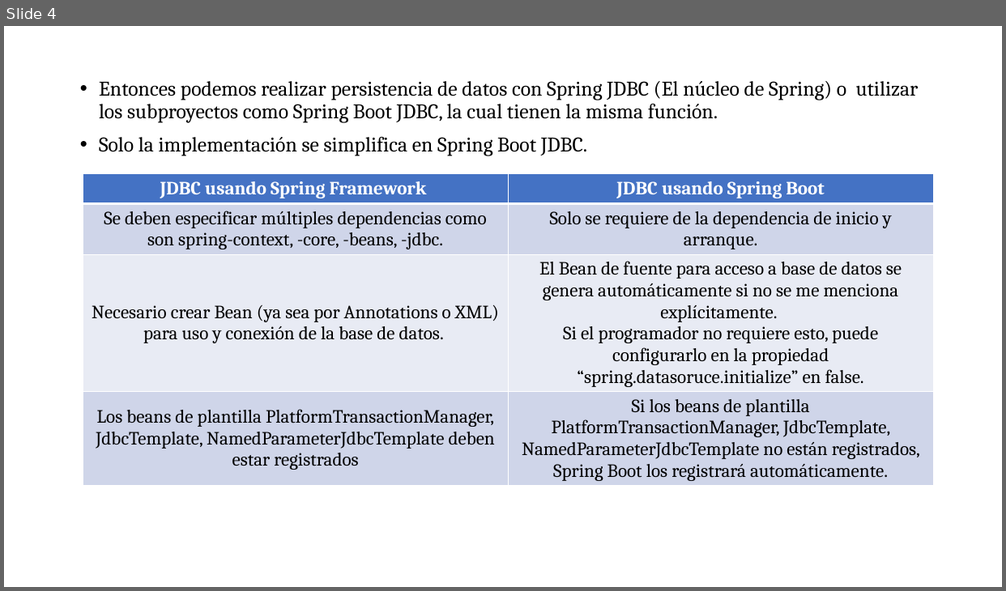
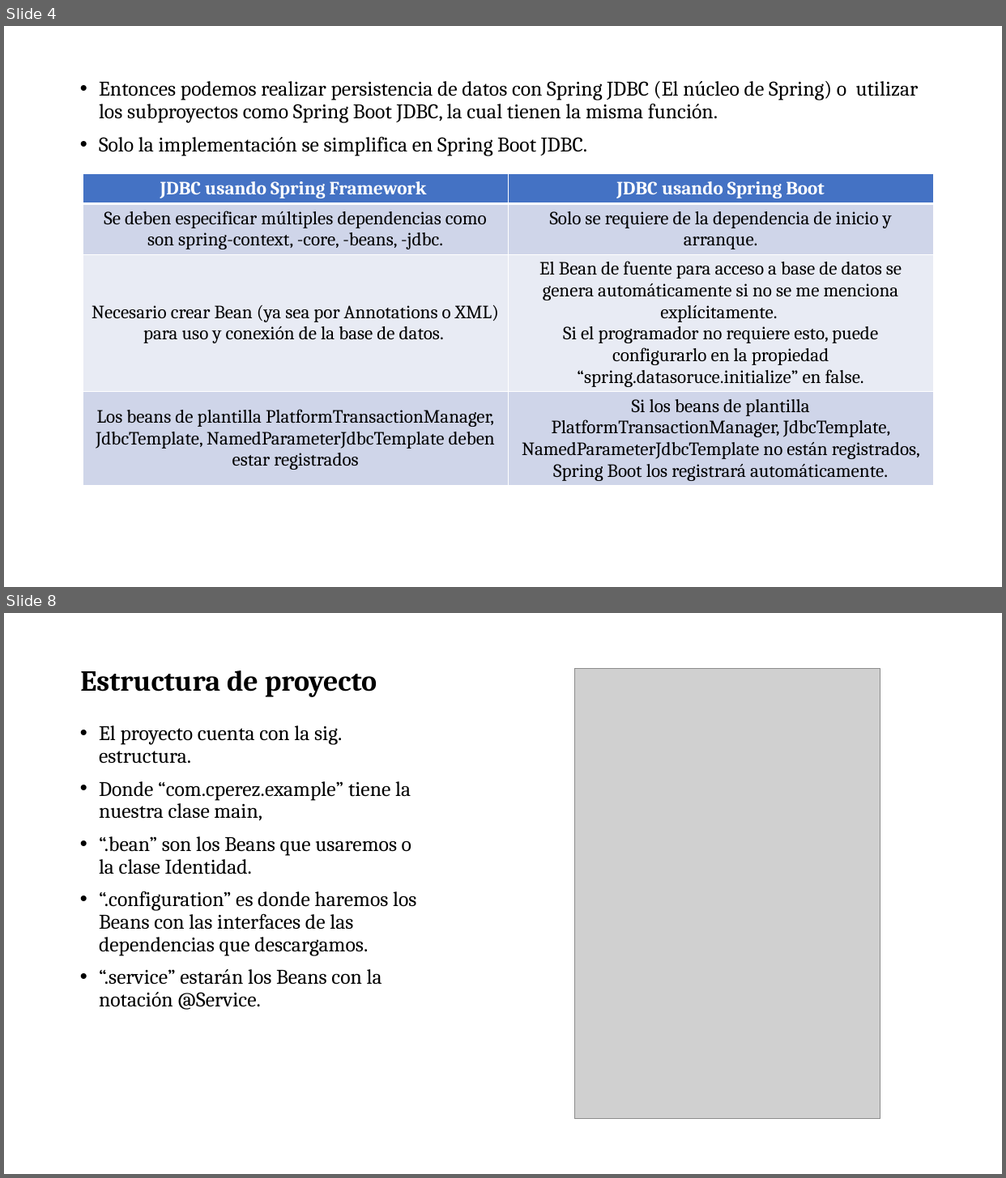
Before and after one commit to soycperez/persistencia-spring-framework, a slide deck: Persistencia con JDBC.pptx. Shown one above the other, each under a label of ours: slide 4 before the commit, slides 4 and 8 after it; the slides between them are not shown. The pictures are 1006x591 and 1006x1178 pixels, drawn with LibreOffice and Linux fonts; fonts in the diff are those of the drawing; grey boxes stand for pictures; background and template pictures are left out. Boxes give left, top, right and bottom in pixels: in the first picture for what was removed or moved away, otherwise in the second. Text is boxed around its words. In the diff, an @@ line names an element or a change of style, - is before the commit and + after.

```diff
--- a/Persistencia con JDBC.pptx
+++ b/Persistencia con JDBC.pptx
@@ slide 8 added at box(4, 613, 1002, 1174), background picture (left out) @@
@@ title added at box(80, 671, 377, 697), 28 pt, text #000000, bold @@
+Estructura de proyecto
@@ picture added at box(574, 668, 880, 1119) @@
@@ text added at box(99, 726, 416, 1010), 20 pt, text #000000 @@
+• El proyecto cuenta con la sig. estructura.
+• Donde “com.cperez.example” tiene la nuestra clase main,
+• “.bean” son los Beans que usaremos o la clase Identidad.
+• “.configuration” es donde haremos los Beans con las interfaces de las dependencias que descargamos.
+• “.service” estarán los Beans con la notación @Service.
```
Also in this commit, not shown: 3 slides changed, 4 other slides added, 1 slide removed.
